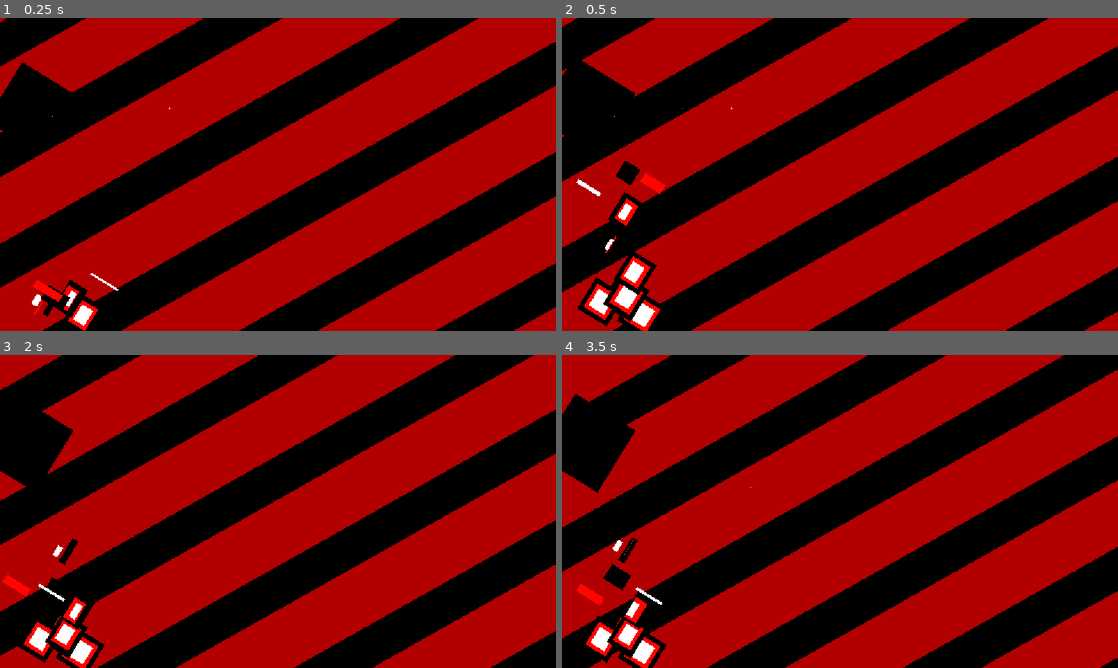
Above: before the commit, frames 1-4 (two rows, left to right).
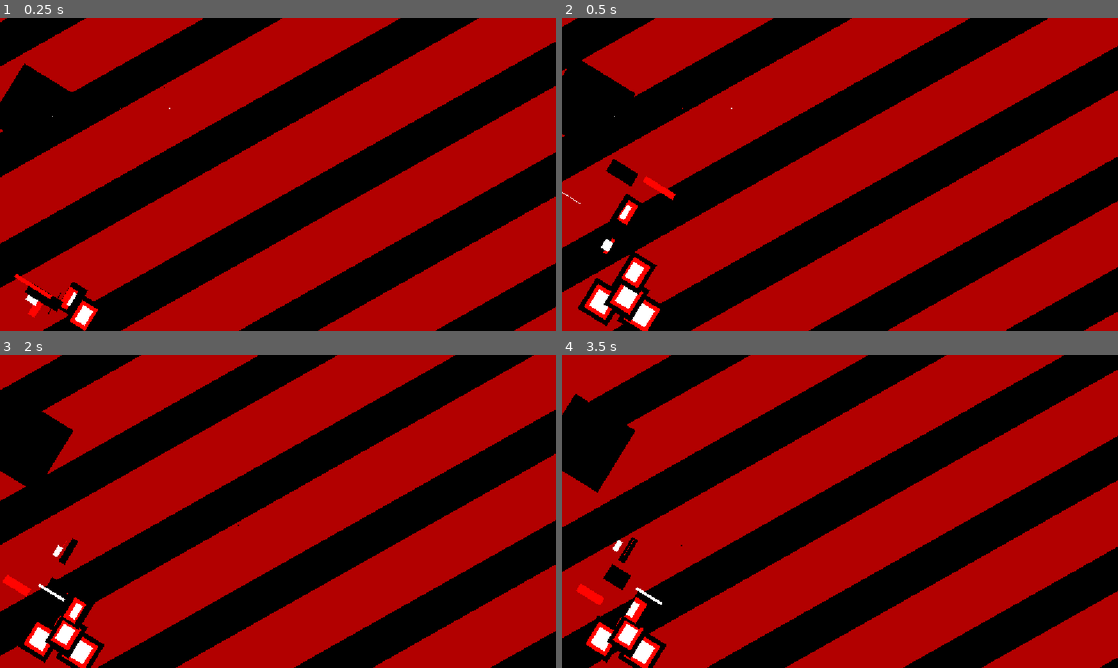
Above: after the commit, the same moments.

Repository: chesedcore/Daemon-ex-Machina
Game: Godot game, scene res://core/master.tscn
The game is run twice, just before and just after one commit, with the same random seed, the same clock (stepped at 60 frames per second) and the same inputs.
Inputs (mouse positions are in pixels of both pictures, inside the frame that each line leads up to):
- Up to frame 1 (0.25 s): no input
- Up to frame 2 (0.5 s): no input
- Up to frame 3 (2 s): move the mouse to (400, 495) at 0.52 s; tap Z (fly_in) at 0.6, 1.55 s; tap X (fly_out) at 0.8, 1.35 s; move the mouse to (166, 527) at 1.27 s
- Up to frame 4 (3.5 s): move the mouse to (895, 442) at 2.02 s; tap Z (fly_in) at 2.1, 3.05 s; tap X (fly_out) at 2.3, 2.85 s; move the mouse to (812, 574) at 2.77 s

The runs differ from the first frame. In frame 1, 0.7% of the frame differs, in the area x 0-22%, y 14-100%; in frame 2, 0.6%; in frame 3, less than 0.1%; in frame 4, less than 0.1%.

Commit message:
hell yeaaah two major bugs fixed
balls

Diff:
--- a/daemon-ex-machina/scenes/main_menu.tscn
+++ b/daemon-ex-machina/scenes/main_menu.tscn
@@ -61,7 +61,7 @@
 shader_parameter/angle = 0.7854
 shader_parameter/skew = 0.0
 
-[node name="MainMenu" type="Control" node_paths=PackedStringArray("cascades")]
+[node name="MainMenu" type="Control" node_paths=PackedStringArray("cascade_one", "cascade_two", "menu")]
 layout_mode = 3
 anchors_preset = 15
 anchor_right = 1.0
@@ -69,7 +69,9 @@
 grow_horizontal = 2
 grow_vertical = 2
 script = ExtResource("1_bqqt6")
-cascades = [NodePath("MenuShit/Cascade1"), NodePath("MenuShit/Cascade2")]
+cascade_one = NodePath("MenuShit/Cascade1")
+cascade_two = NodePath("MenuShit/Cascade2")
+menu = NodePath("MenuShit")
 metadata/_edit_lock_ = true
 
 [node name="ColorRect" type="ColorRect" parent="."]
--- a/daemon-ex-machina/scripts/main_menu.gd
+++ b/daemon-ex-machina/scripts/main_menu.gd
@@ -1,9 +1,13 @@
 class_name MainMenu extends Control
 
-@export var cascades: Array[Cascade]
+@export var cascade_one: Cascade
+@export var cascade_two: ButtonHandler
+@export var menu: MenuButtons
+
 
 func _input(_event: InputEvent) -> void:
 	if Input.is_action_just_pressed("fly_in"):
-		cascades[0].cascade_in()
+		cascade_one.cascade_in()
 	elif Input.is_action_just_pressed("fly_out"):
-		for cascade in cascades: cascade.cascade_out()
+		cascade_one.cascade_out()
+		cascade_two.cascade_out(true)
--- a/daemon-ex-machina/scripts/menu_buttons.gd
+++ b/daemon-ex-machina/scripts/menu_buttons.gd
@@ -1,7 +1,7 @@
 class_name MenuButtons extends Control
 
 @export var cascade_one: Cascade
-@export var cascade_two: Cascade
+@export var cascade_two: ButtonHandler
 
 func _ready() -> void:
 	wire_up_signals()
@@ -10,7 +10,12 @@
 	cascade_one.last_cascade_started.connect(
 		func(fade: Cascade.FADE) -> void: chain_into(fade, cascade_two)
 	)
+	cascade_one.cascade_finished.connect(unlock_menu, CONNECT_ONE_SHOT)
 
 func chain_into(fade_type: Cascade.FADE, new_cascade: Cascade) -> void:
 	if not fade_type == Cascade.FADE.FADE_IN: return
 	new_cascade.cascade_in()
+
+func unlock_menu(fade_type: Cascade.FADE) -> void:
+	if not fade_type == Cascade.FADE.FADE_IN: return
+	cascade_two.locked_down = false
--- a/daemon-ex-machina/scripts/ui/Cascade.gd
+++ b/daemon-ex-machina/scripts/ui/Cascade.gd
@@ -201,6 +201,14 @@
 						Vector2(randf_range(-255, 55), randf_range(-55,55))
 		unit.scale = Vector2(0, -2)
 	return arr
+
+##hitzone leaves everything in a haphazard state. this resets them back.
+func hitzone_reset_pos_for_next_in() -> void:
+	for unit in get_children():
+		if unit is Marker2D or unit is Timer: continue
+		var original_pos := _original_positions[unit]
+		unit.position = original_pos
+
 
 ##scatter the units from hitzone into a sine-ordered manner.
 func filter_sine_hitzone(arr: Array[Node]) -> Array[Node]:
@@ -281,24 +289,33 @@
 		CASCADE_TYPE.RANDOM:
 			_cascade_in_random()
 		CASCADE_TYPE.HITZONE:
+			hitzone_reset_pos_for_next_in()
 			_cascade_in_hitzone()
 		CASCADE_TYPE.SINE_ORDERED_HITZONE:
 			_cascade_in_sine_hitzone()
 
 ##the public API method intended to block off the entire cascade chain.
 ##the UI elements fly out of view into the ragnarok.
-func cascade_out() -> void:
+##optionally, you can add a flag to ignore excluded nodes,
+##so that every-single-fucking-thing flies out regardless of state.
+func cascade_out(ignore_exclusions: bool = false) -> void:
+	var saved_exclusions := exclude_these_nodes.duplicate()
+	if ignore_exclusions: exclude_these_nodes.clear()
+
 	match cascade_type:
 		CASCADE_TYPE.ORDERED:
 			_cascade_out_ordered()
 		CASCADE_TYPE.HITZONE, CASCADE_TYPE.SINE_ORDERED_HITZONE:
 			_cascade_out_hitzone()
 		CASCADE_TYPE.RANDOM:
-			_cascade_in_random()
+			_cascade_out_random()
+
+	if ignore_exclusions: exclude_these_nodes = saved_exclusions
 #endregion
 
 func _ready() -> void:
 	await get_tree().process_frame
 	prepare_positions_arr()
+	await get_tree().process_frame
 	set_start_state()
 	if begin_on_ready: cascade_in()
--- a/daemon-ex-machina/scripts/ui/pulsing_button_handler.gd
+++ b/daemon-ex-machina/scripts/ui/pulsing_button_handler.gd
@@ -10,18 +10,20 @@
 @export var focus_stagger: float = 0.2
 @export var focus_tween_time: float = 0.7
 
-@export var shit_under_start: Array[Control]
-@export var shit_under_continue: Array[Control]
-@export var shit_under_options: Array[Control]
-@export var shit_under_credits: Array[Control]
+@export var shit_under_start: Array[Node]
+@export var shit_under_continue: Array[Node]
+@export var shit_under_options: Array[Node]
+@export var shit_under_credits: Array[Node]
 
 @export var focused_button: FuckMyChungusLifeButton
 
+var locked_down: bool = true
+
 func _ready() -> void:
+	wire_up_signals()
 	super._ready()
-	wire_up_signals()
 
-func get_shit() -> Array[Control]:
+func get_shit() -> Array[Node]:
 	return shit_under_start + shit_under_continue + shit_under_options + shit_under_credits
 
 func get_button_shit_map(button: RichTextLabel) -> Array[Control]:
@@ -32,7 +34,8 @@
 		credits_button: shit_under_credits,
 	}
 
-	var out: Array[Control] = map[button]
+	var out: Array[Control]
+	out.assign(map[button])
 	return out
 
 func wire_up_signals() -> void:
@@ -41,14 +44,38 @@
 
 func refocus_at(button: FuckMyChungusLifeButton) -> void:
 
+	if locked_down: return
+
 	#if already zeroing on the same button we were already focusing on before, exit
 	if button == focused_button: return
 
 	var previous_button_ref := focused_button
 	focused_button = button
 
-	var old_mapped_shit := get_button_shit_map(previous_button_ref)
+	var old_mapped_shit: Array[Control]
+	if previous_button_ref: old_mapped_shit = get_button_shit_map(previous_button_ref)
 	var new_mapped_shit := get_button_shit_map(button)
 
-	previous_button_ref.dissipate_out(old_mapped_shit, tween_in_time, stagger_time)
+	if previous_button_ref: previous_button_ref.dissipate_out(old_mapped_shit, tween_in_time, stagger_time)
 	button.integrate_in(new_mapped_shit, tween_in_time, stagger_time)
+
+func cascade_out(ignore_exclusions: bool = false) -> void:
+	var shit_related_to_current_button := get_button_shit_map(focused_button)
+	exclude_these_nodes = get_shit()
+	for shit in shit_related_to_current_button:
+		exclude_these_nodes.erase(shit)
+
+	var saved_exclusions := exclude_these_nodes.duplicate()
+	if ignore_exclusions:
+		exclude_these_nodes.clear()
+
+	match cascade_type:
+		CASCADE_TYPE.ORDERED:
+			_cascade_out_ordered()
+		CASCADE_TYPE.HITZONE, CASCADE_TYPE.SINE_ORDERED_HITZONE:
+			_cascade_out_hitzone()
+		CASCADE_TYPE.RANDOM:
+			_cascade_out_random()
+
+	if ignore_exclusions:
+		exclude_these_nodes = saved_exclusions
Not shown, changed: .gitignore
